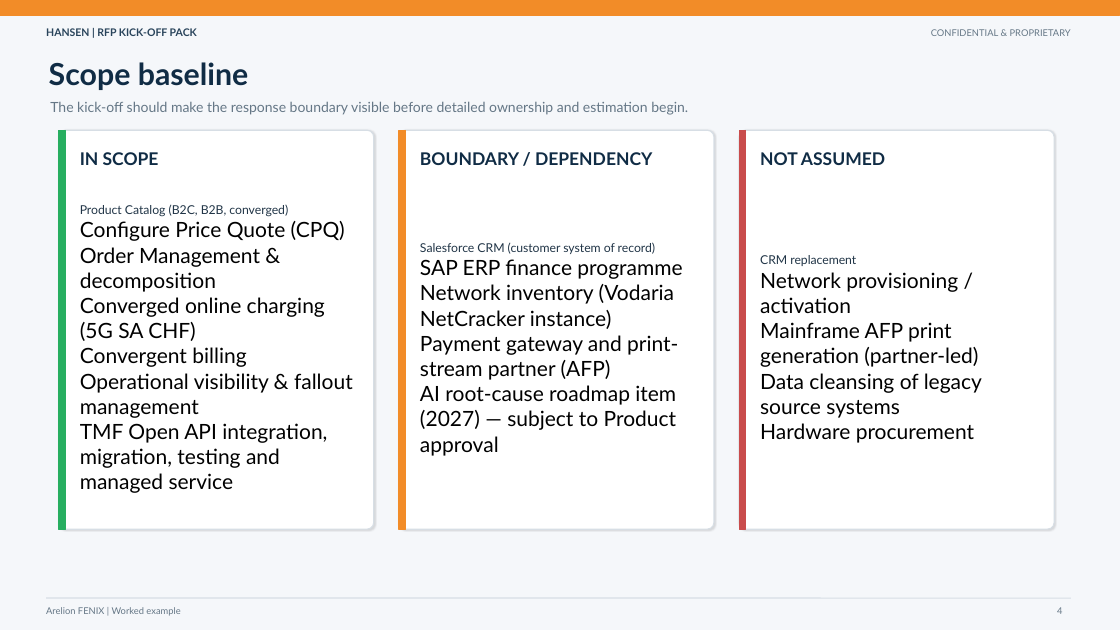
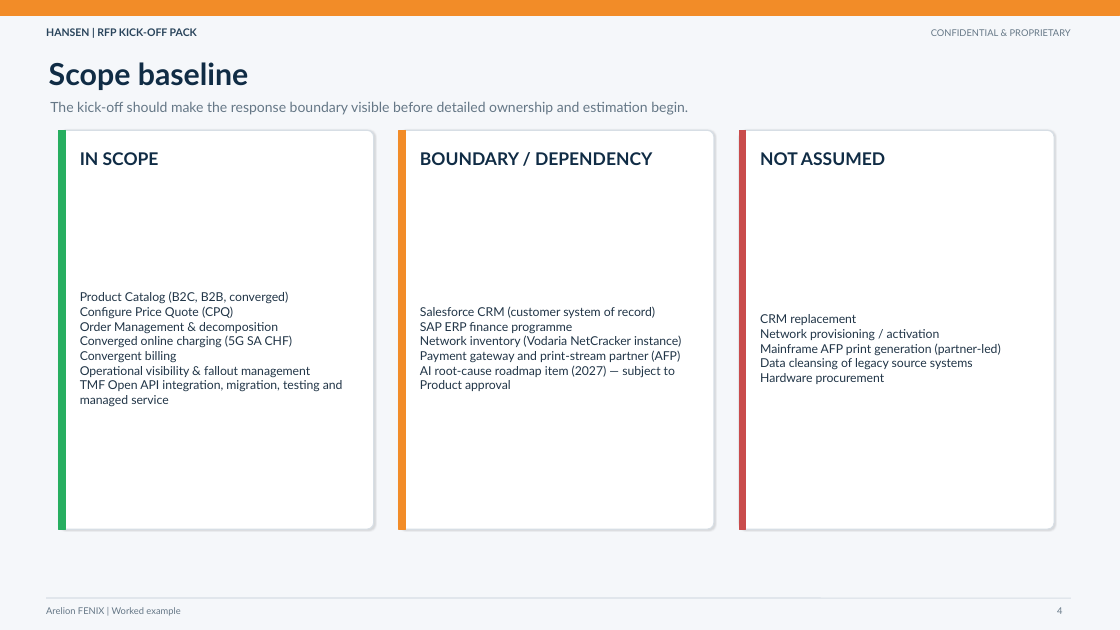
Before and after one commit to sbirchall01-creator/telco-rfp-command-center, a slide deck: slide 4 of public/downloads/Vodaria_RFx_Kickoff_Pack.pptx. Drawn at 1120x630 pixels with LibreOffice and Linux fonts; fonts in the diff are those of the drawing. Boxes give left, top, right and bottom in pixels: in the first picture for what was removed or moved away, otherwise in the second. Text is boxed around its words. In the diff, an @@ line names an element or a change of style, - is before the commit and + after.

```diff
--- a/public/downloads/Vodaria_RFx_Kickoff_Pack.pptx
+++ b/public/downloads/Vodaria_RFx_Kickoff_Pack.pptx
@@ text "Product Catalog (B2C, B2B, converged) ..." at bbox=[80, 292, 343, 407]: size 18 to 10.5 pt, text colour #000000 to #213547 in "Configure Price Quote (CPQ) Order Management & ..." @@
@@ text "Salesforce CRM (customer system of ..." at bbox=[420, 306, 681, 391]: size 18 to 10.5 pt, text colour #000000 to #213547 in "SAP ERP finance programme Network inventory (Vodaria ..." @@
@@ text "CRM replacement Network provisioning / ..." at bbox=[760, 314, 1001, 384]: size 18 to 10.5 pt, text colour #000000 to #213547 in "Network provisioning / activation Mainframe AFP print ..." @@
```
Also in this commit, not shown: 3 other slides changed, 1 other file.
